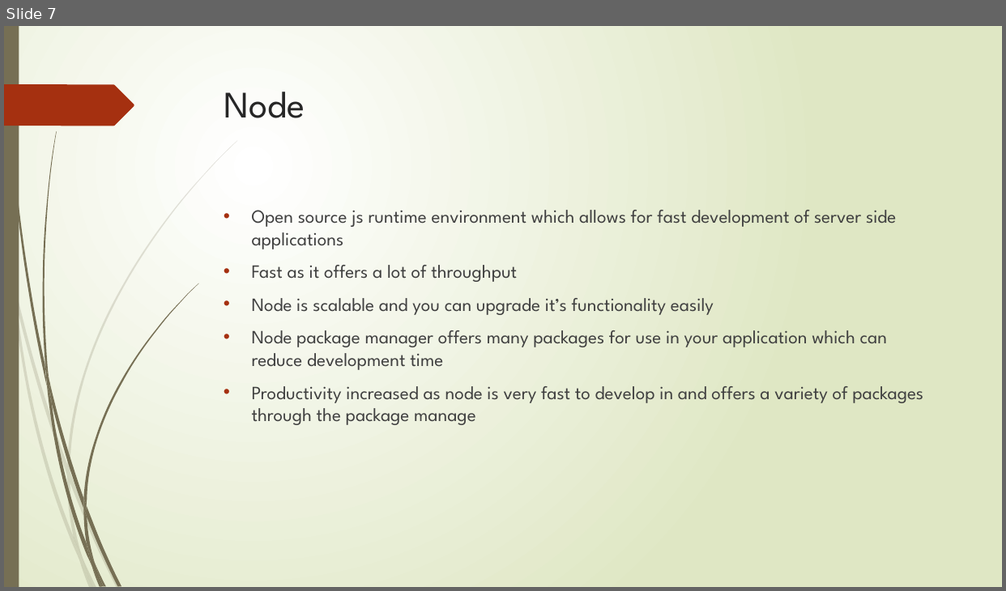
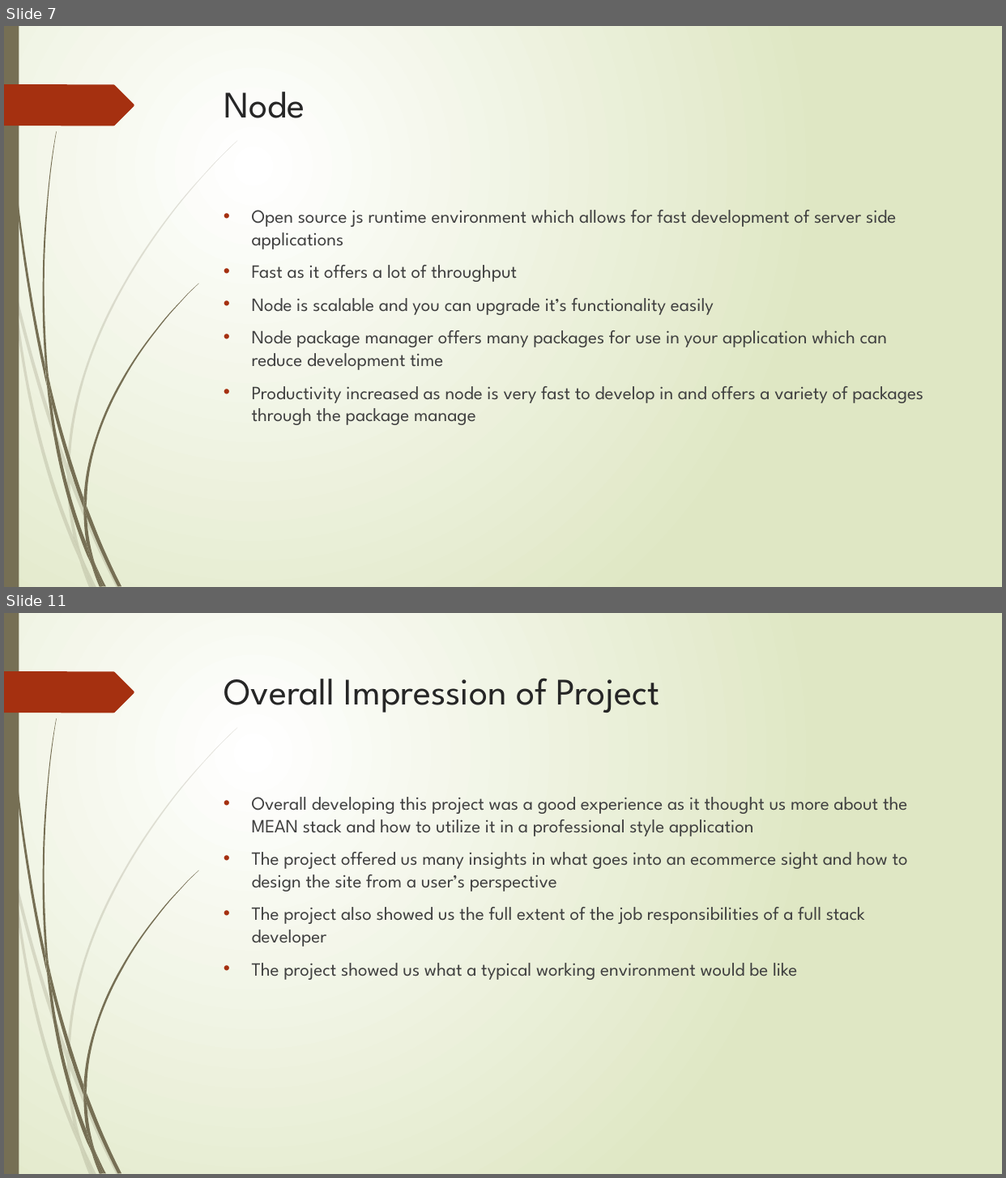
Before and after one commit to Ultan-Kearns/eCommerceApp, a slide deck: Presentation IT Professional.pptx. Shown one above the other, each under a label of ours: slide 7 before the commit, slides 7 and 11 after it; the slides between them are not shown. The pictures are 1006x591 and 1006x1178 pixels, drawn with LibreOffice and Linux fonts; fonts in the diff are those of the drawing. Boxes give left, top, right and bottom in pixels: in the first picture for what was removed or moved away, otherwise in the second. Text is boxed around its words. In the diff, an @@ line names an element or a change of style, - is before the commit and + after.

Commit message:
What we learned section of presentation
Finished the what we learned section of the project.

```diff
--- a/Presentation IT Professional.pptx
+++ b/Presentation IT Professional.pptx
@@ slide 11 added at box(4, 613, 1002, 1174), background gradient #FFFFFF to #DFE8C4; not listed: 24 template elements that a slide beside it also shows @@
@@ title added at box(224, 678, 659, 713), 36 pt, text #262626 @@
+Overall Impression of Project
@@ text added at box(252, 797, 908, 980), 18 pt, text #404040 @@
+• Overall developing this project was a good experience as it thought us more about the MEAN stack and how to utilize it in a professional style application
+• The project offered us many insights in what goes into an ecommerce sight and how to design the site from a user’s perspective
+• The project also showed us the full extent of the job responsibilities of a full stack developer
+• The project showed us what a typical working environment would be like
```
Also in this commit, not shown: 3 other slides added.
